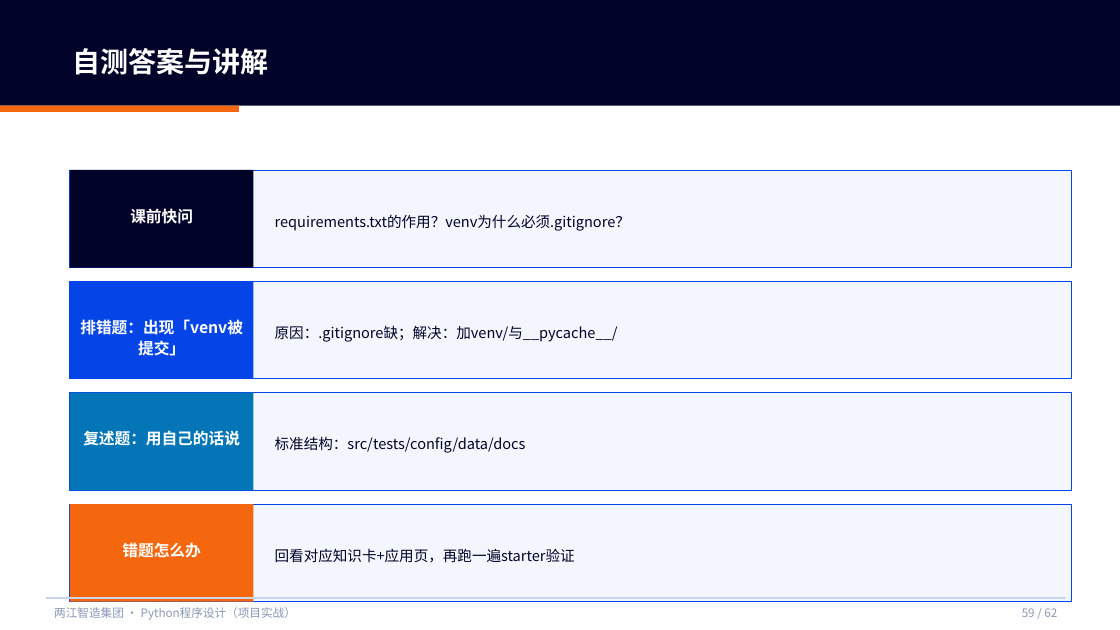
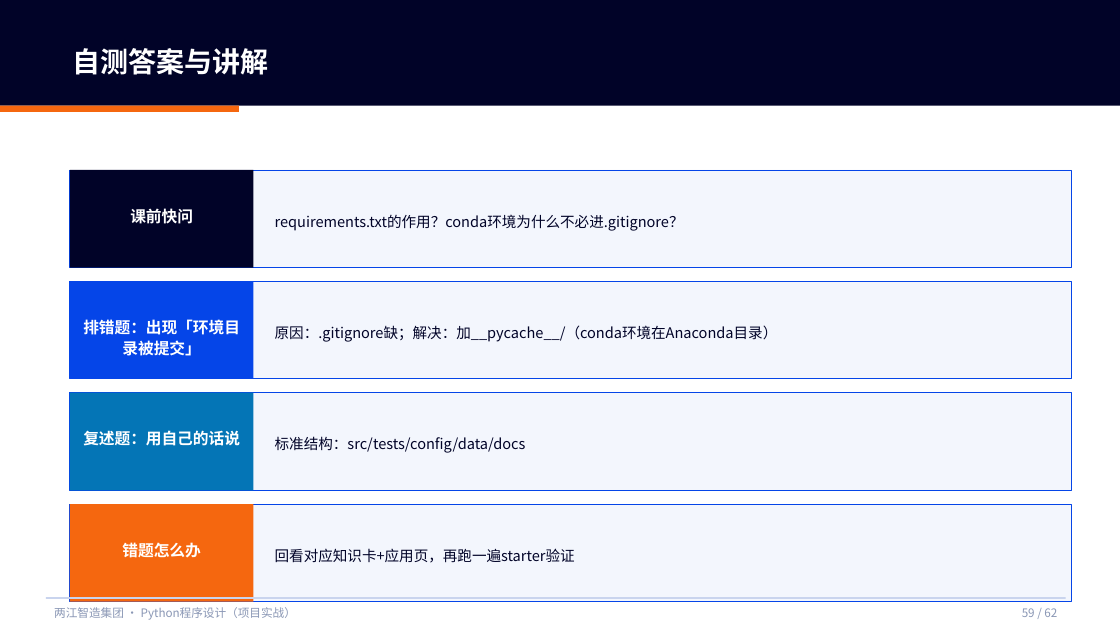
Before and after one commit to tianqiongenze/ai-course-teaching-resources, a slide deck: slide 59 of 03-Python程序设计-项目实战/V2授课PPT/W02-第3次课-像企业团队一样写代码.pptx. Drawn at 1120x630 pixels with LibreOffice and Linux fonts; fonts in the diff are those of the drawing. Boxes give left, top, right and bottom in pixels: in the first picture for what was removed or moved away, otherwise in the second. Text is boxed around its words. In the diff, an @@ line names an element or a change of style, - is before the commit and + after.

Commit message:
fix(sync88): venv源头清除 + 课标封面对齐 + 两门课全面审查
- 课标封面: 36pt→30pt、信息行→黑体18pt、课程名更正、删编制依据行、段前距72pt(23处)
- venv源头定位: 03源包LS3.3教学方案v3.0(57处)未同步Anaconda改造，共119处
- 修复: 40条规则统一conda表述，已写入46处(03源包+目标目录)
- 核查: VS Code 0处、工具链正确、PPT封面周次/次课0异常
- 九维度审查: 严重0/重要0/提示0
- 待完成: 2文件被WPS占用(授课计划表9处、教学方案57处)，已启动8h兜底重试
- 工具: _docx_work/sync88/

```diff
--- a/03-Python程序设计-项目实战/V2授课PPT/W02-第3次课-像企业团队一样写代码.pptx
+++ b/03-Python程序设计-项目实战/V2授课PPT/W02-第3次课-像企业团队一样写代码.pptx
@@ text at (275, 215, 684, 231): text changed @@
-requirements.txt的作用？venv为什么必须.gitignore？
+requirements.txt的作用？conda环境为什么不必进.gitignore？
@@ text at (83, 319, 240, 356): text changed @@
-排错题：出现「venv被提交」
+排错题：出现「环境目录被提交」
@@ text at (275, 325, 778, 342): text changed @@
-原因：.gitignore缺；解决：加venv/与__pycache__/
+原因：.gitignore缺；解决：加__pycache__/（conda环境在Anaconda目录）
```
Also in this commit, not shown: 14 other slides changed, 14 other files.
